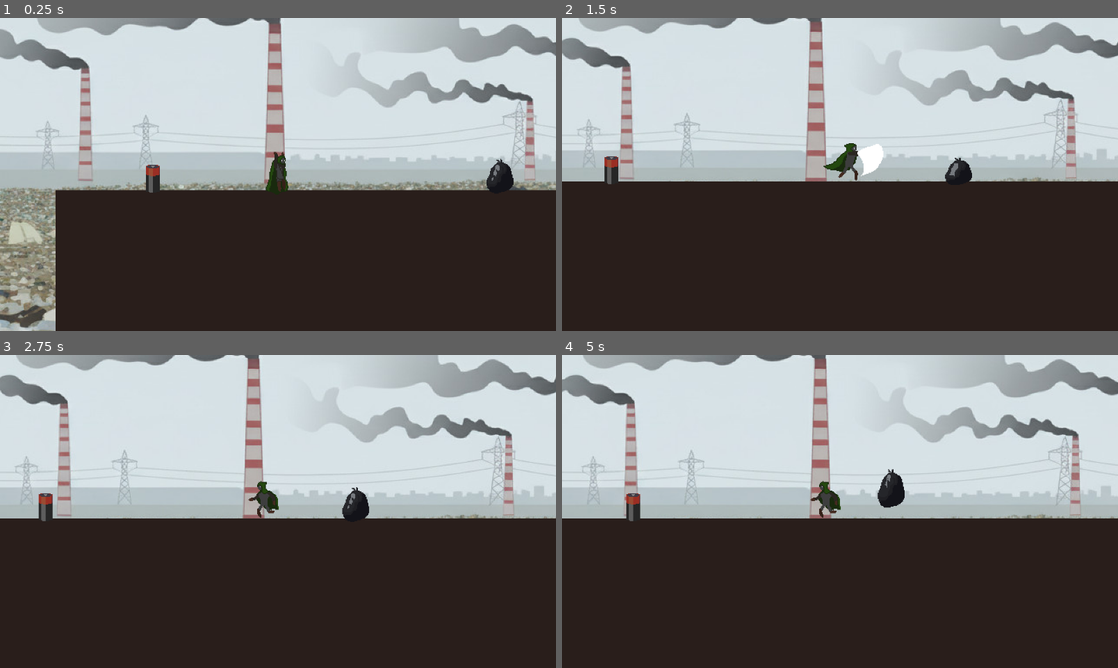
Above: before the commit, frames 1-4 (two rows, left to right).
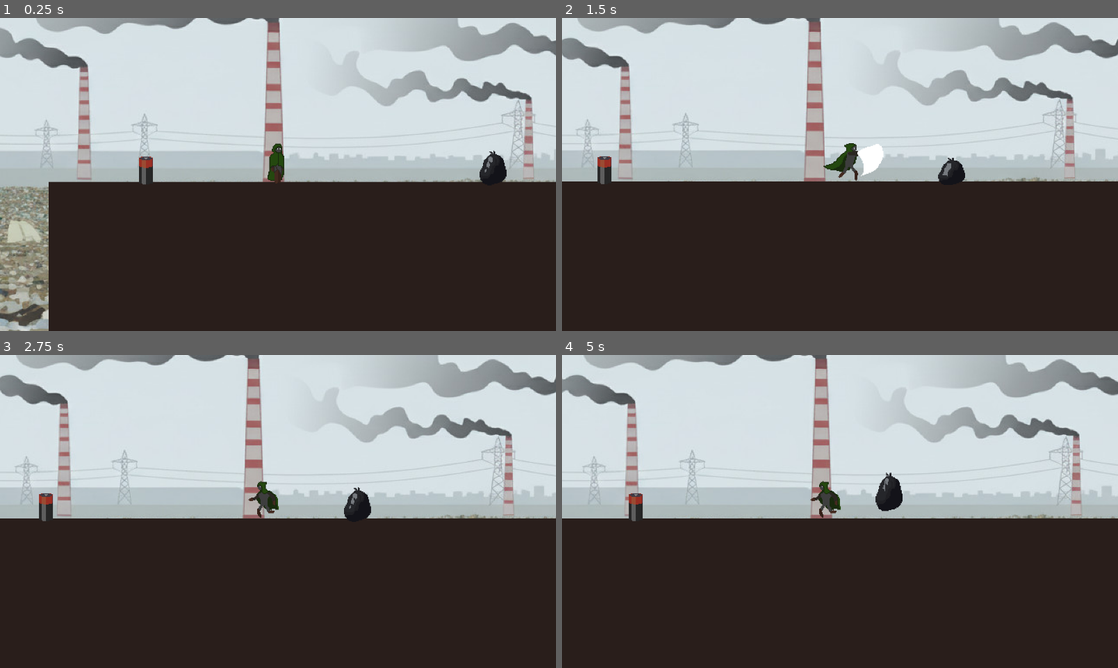
Above: after the commit, the same moments.

Repository: maroisa/everdusk
Game: Godot game, scene res://worlds/world.tscn
Two runs of this game, one before a commit and one after it. Both use one fixed random seed, a clock stepped at 60 frames per second and the inputs below.
Inputs (mouse positions are in pixels of both pictures, inside the frame that each line leads up to):
- Up to frame 1 (0.25 s): no input
- Up to frame 2 (1.5 s): move the mouse to (962, 158) at 0.52 s; hold D (right) from 0.53 s (still down); click (962, 158) at 0.6 s; tap Space (jump) at 0.77 s; move the mouse to (728, 190) at 1.27 s; click (728, 190) at 1.35 s
- Up to frame 3 (2.75 s): tap Space (jump) at 1.52 s; move the mouse to (333, 442) at 2.02 s; release D (right) at 2.03 s; hold A (left) from 2.03 s (still down); click (333, 442) at 2.1 s
- Up to frame 4 (5 s): move the mouse to (812, 574) at 2.77 s; release A (left) at 2.78 s; hold D (right) 2.78-4.28 s; click (812, 574) at 2.85 s; tap Space (jump) at 3.02, 3.77, 4.52 s; move the mouse to (1006, 558) at 3.52 s; click (1006, 558) at 3.6 s; move the mouse to (673, 464) at 4.27 s; hold A (left) from 4.28 s (still down); click (673, 464) at 4.35 s

The runs differ from the first frame. In frame 1, 7.5% of the frame differs, in the area x 0-100%, y 0-100%; in frame 2, 2.0%; in frame 3, 0.1%; in frame 4, 1.3%.

Commit message:
fix trashbag velocity on death

Diff:
--- a/characters/trashbag/trashbag.gd
+++ b/characters/trashbag/trashbag.gd
@@ -16,8 +16,6 @@
 	self.connect("on_hit", self, "on_hit")
 
 func _physics_process(delta):
-	if health <= 0: return
-
 	if !is_on_floor():
 		velocity.y = GRAVITY
 
@@ -42,6 +40,7 @@
 		$AnimationPlayer.play("death")
 		collision_mask = 1
 		collision_layer = 0
+		velocity = Vector2()
 
 	$Sprite.material.set_shader_param("flash", true)
 	yield(get_tree().create_timer(0.1), "timeout")
--- a/worlds/world.tscn
+++ b/worlds/world.tscn
@@ -157,6 +157,7 @@
 [node name="World" type="Node2D"]
 
 [node name="Player" parent="." instance=ExtResource( 6 )]
+position = Vector2( 8, 20 )
 
 [node name="TileMap" type="TileMap" parent="."]
 tile_set = SubResource( 1 )
